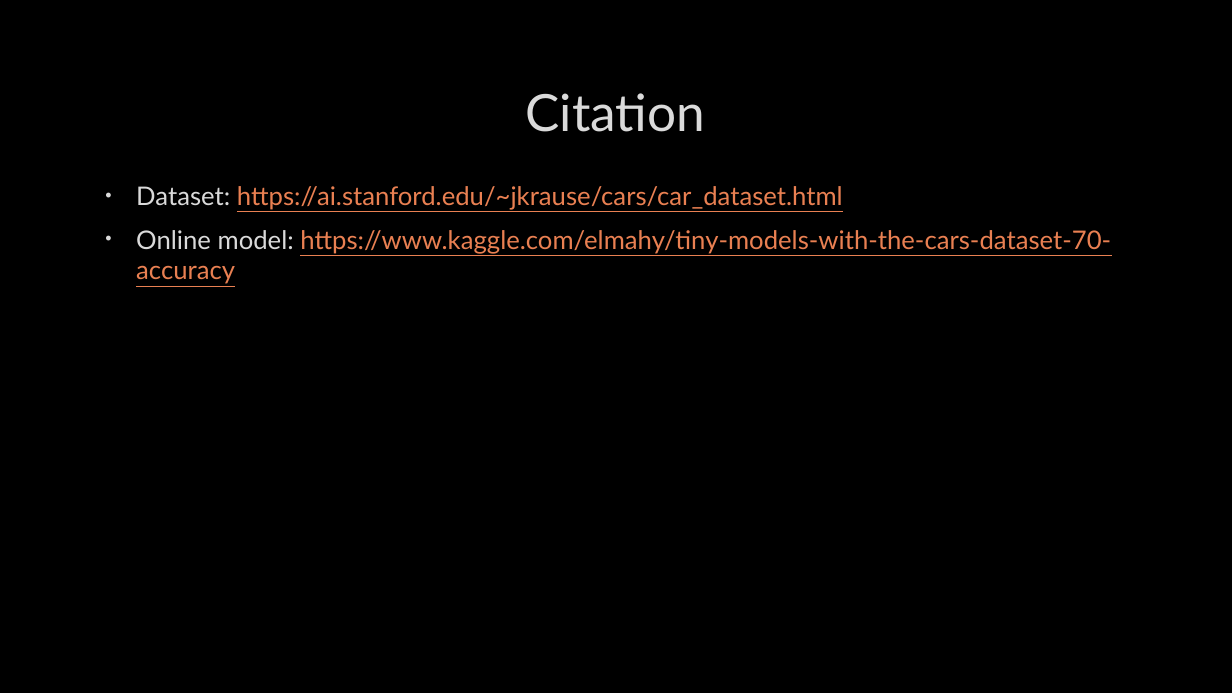
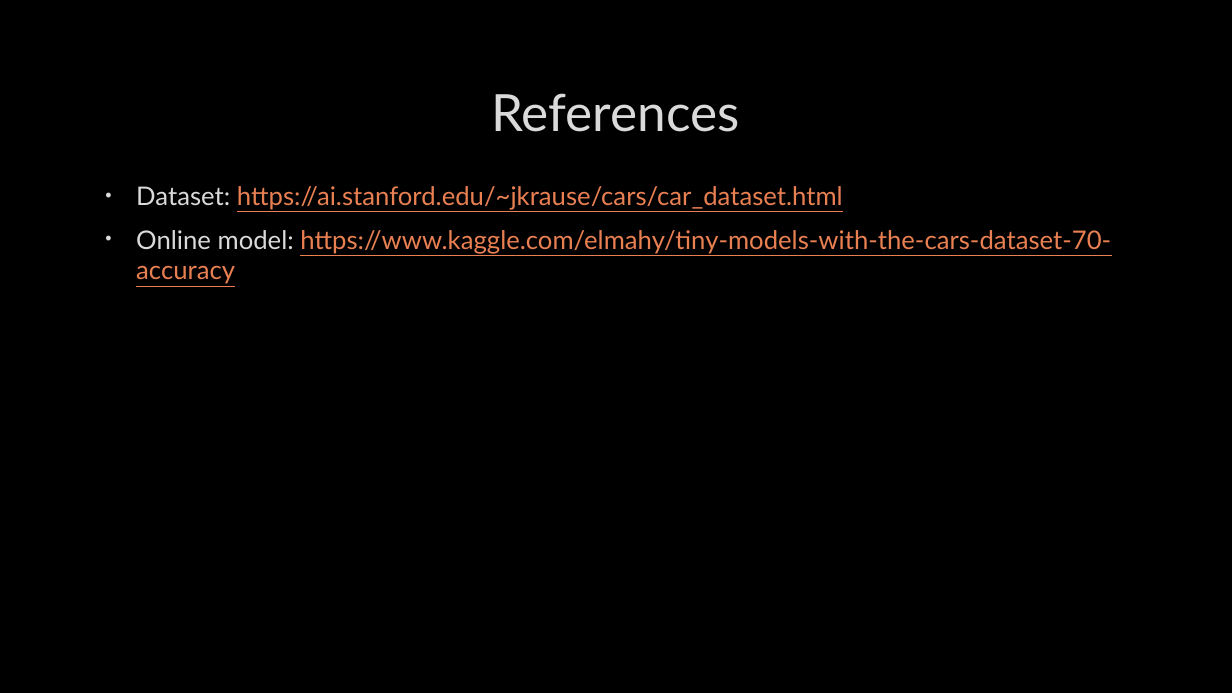
Before and after one commit to nexttimesr/car-classification, a slide deck: slide 11 of project.pptx. Drawn at 1232x693 pixels with LibreOffice and Linux fonts; fonts in the diff are those of the drawing; background and template pictures are left out. Boxes give left, top, right and bottom in pixels: in the first picture for what was removed or moved away, otherwise in the second. Text is boxed around its words. In the diff, an @@ line names an element or a change of style, - is before the commit and + after.

Commit message:
corrected typo

```diff
--- a/project.pptx
+++ b/project.pptx
@@ title at <box>491,93,739,132</box>: text changed @@
-Citation
+References
```
Also in this commit, not shown: 3 other slides changed.
